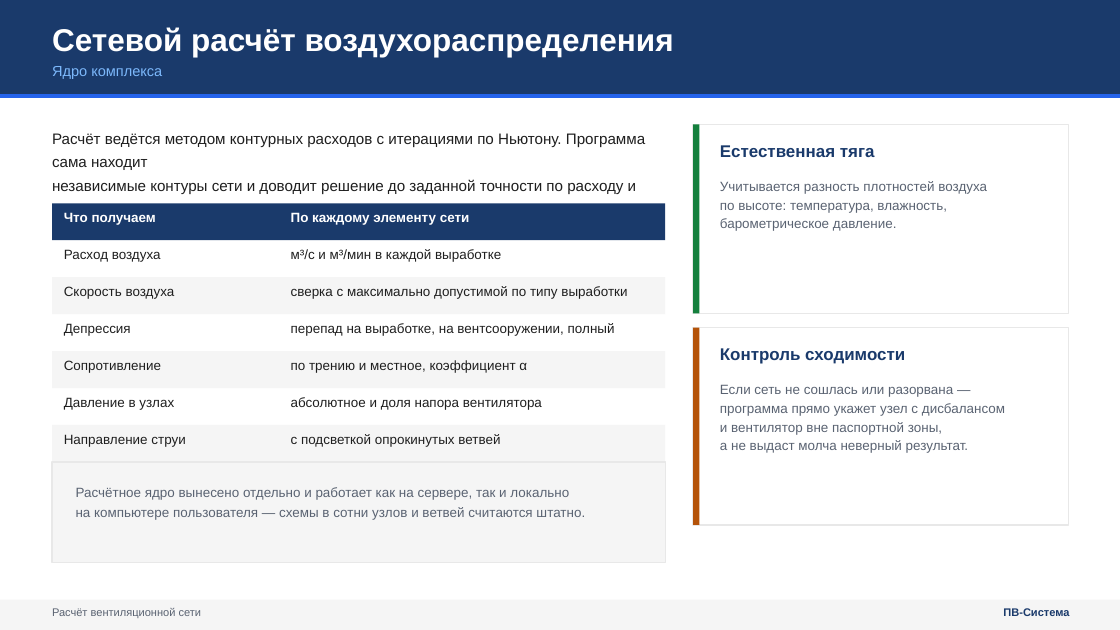
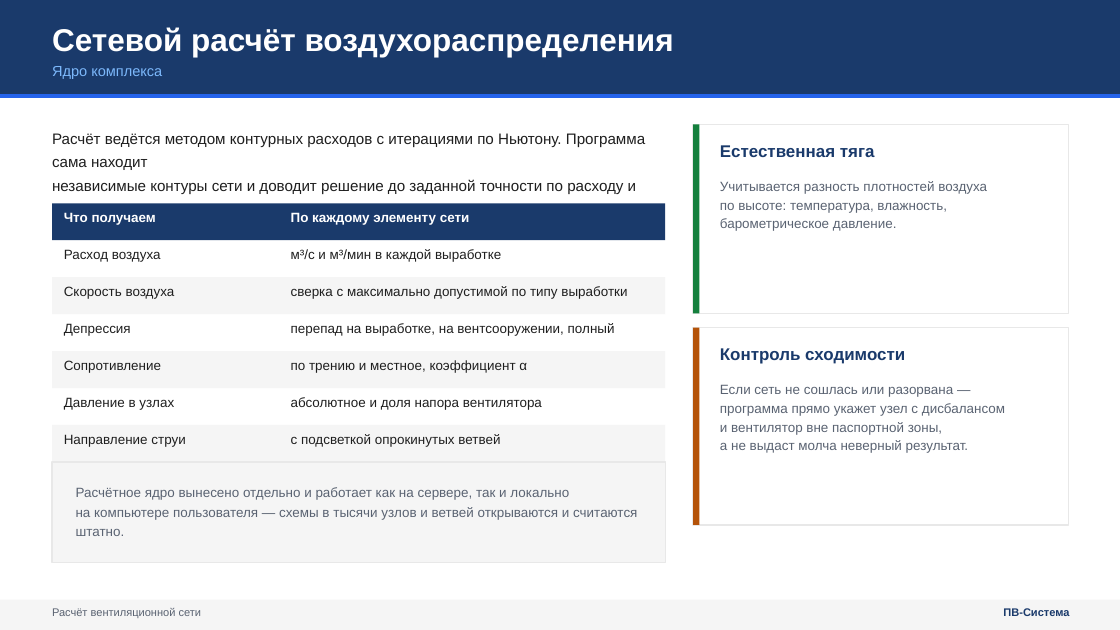
Before and after one commit to pvsistema/ventilation-system-design, a slide deck: slide 4 of public/PV-Sistema-prezentaciya.pptx. Drawn at 1120x630 pixels with LibreOffice and Linux fonts; fonts in the diff are those of the drawing. Boxes give left, top, right and bottom in pixels: in the first picture for what was removed or moved away, otherwise in the second. Text is boxed around its words. In the diff, an @@ line names an element or a change of style, - is before the commit and + after.

```diff
--- a/public/PV-Sistema-prezentaciya.pptx
+++ b/public/PV-Sistema-prezentaciya.pptx
@@ text at (76,507,637,536): text changed @@
-на компьютере пользователя — схемы в сотни узлов и ветвей считаются штатно.
+на компьютере пользователя — схемы в тысячи узлов и ветвей открываются и считаются штатно.
```
Also in this commit, not shown: 7 other slides changed.
